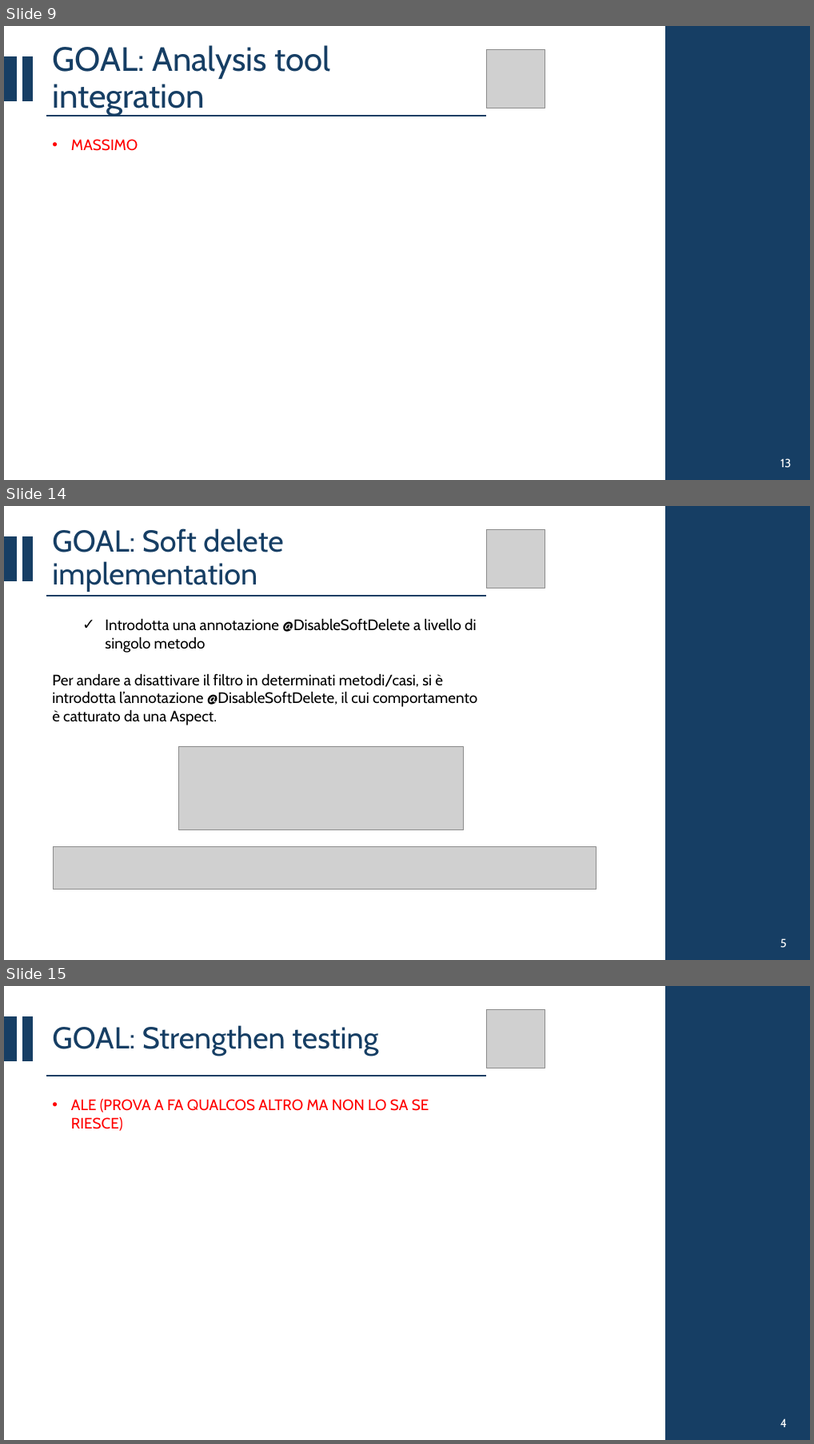
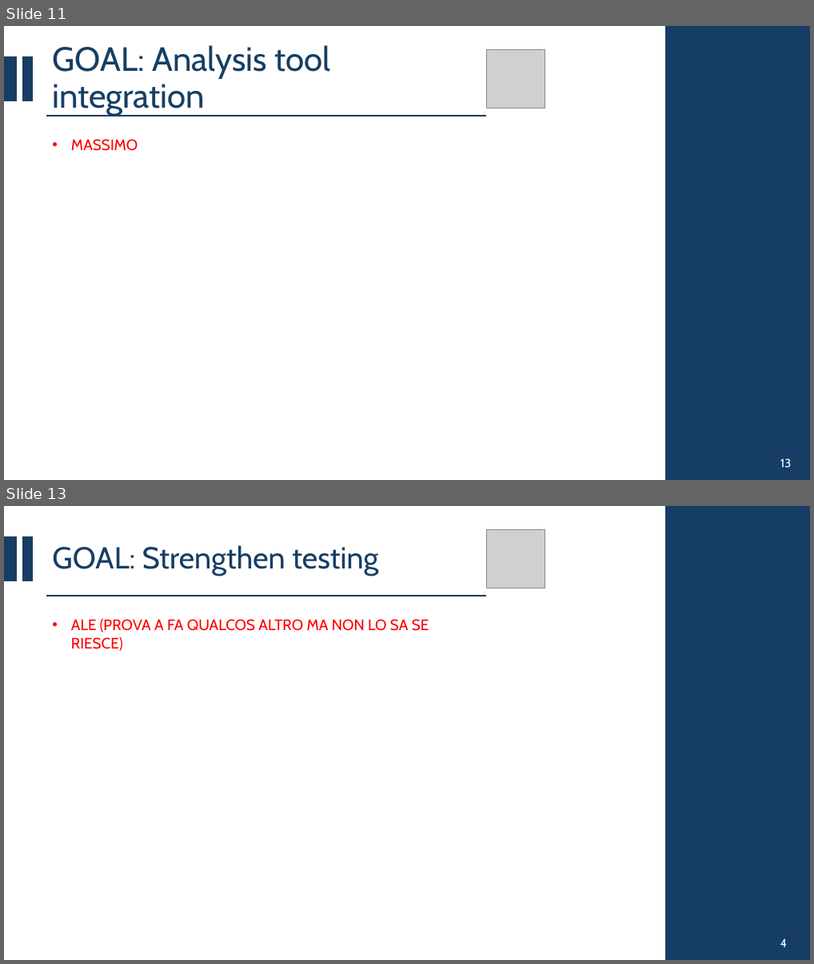
Before and after one commit to CSW-Teams/MS3-docs, a slide deck: ShiftsHappen/Sprint 3/CSW Sprint 3.pptx. Shown one above the other, each under a label of ours: slides 9, 14 and 15 before the commit, slides 11 and 13 after it; the slides between them are not shown. The pictures are 814x1444 and 814x964 pixels, drawn with LibreOffice and Linux fonts; fonts in the diff are those of the drawing; grey boxes stand for pictures. Boxes give left, top, right and bottom in pixels: in the first picture for what was removed or moved away, otherwise in the second. Text is boxed around its words. In the diff, an @@ line names an element or a change of style, - is before the commit and + after.

```diff
--- a/ShiftsHappen/Sprint 3/CSW Sprint 3.pptx
+++ b/ShiftsHappen/Sprint 3/CSW Sprint 3.pptx
@@ slide 14 removed at (4,506,810,960), background #FFFFFF @@
@@ title removed at (52,528,283,592) @@
-GOAL: Soft delete implementation
@@ picture removed at (486,529,546,588) @@
@@ rectangle removed at (666,506,810,960) @@
@@ rectangle removed at (4,537,17,580) @@
@@ rectangle removed at (23,537,33,580) @@
@@ line removed from (46, 596) to (486, 596) @@
@@ text removed at (52,618,478,725) @@
-  ✓ Introdotta una annotazione @DisableSoftDelete a livello di singolo metodo
-Per andare a disattivare il filtro in determinati metodi/casi, si è introdotta l’annotazione @DisableSoftDelete, il cui comportamento è catturato da una Aspect.
@@ picture removed at (179,746,464,830) @@
@@ picture removed at (53,847,596,889) @@
@@ text removed at (781,938,787,947) @@
-5
@@ what was slide 9 is now slide 11 @@
@@ what was slide 15 is now slide 13 @@
```
Also in this commit, not shown: 3 slides changed, 2 slides added, 3 other slides removed.
